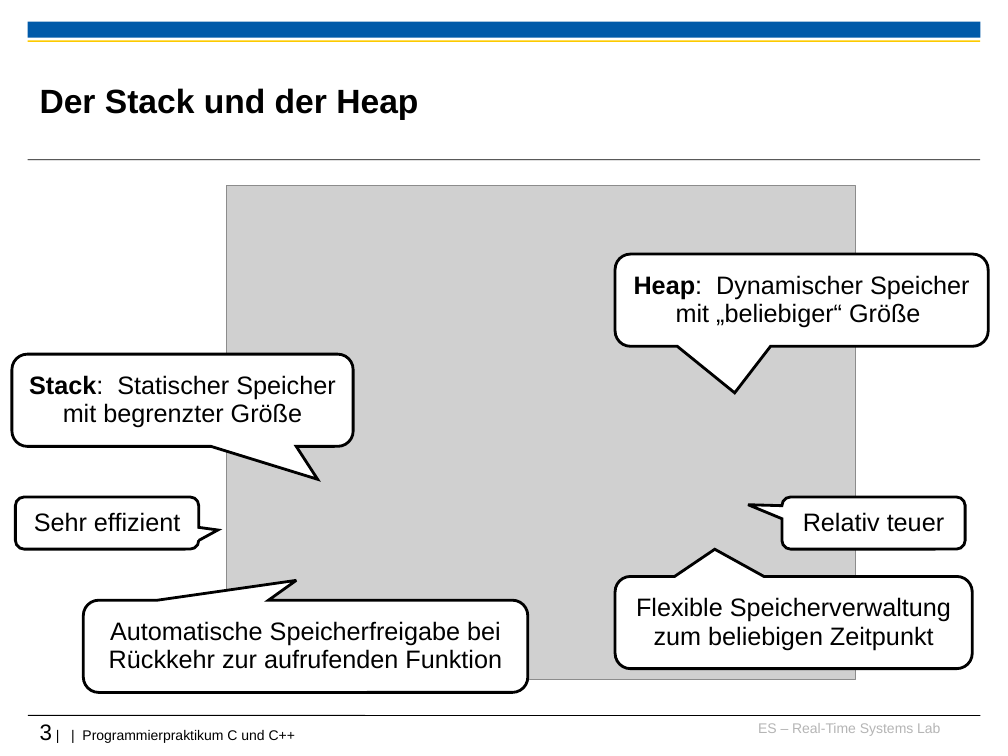
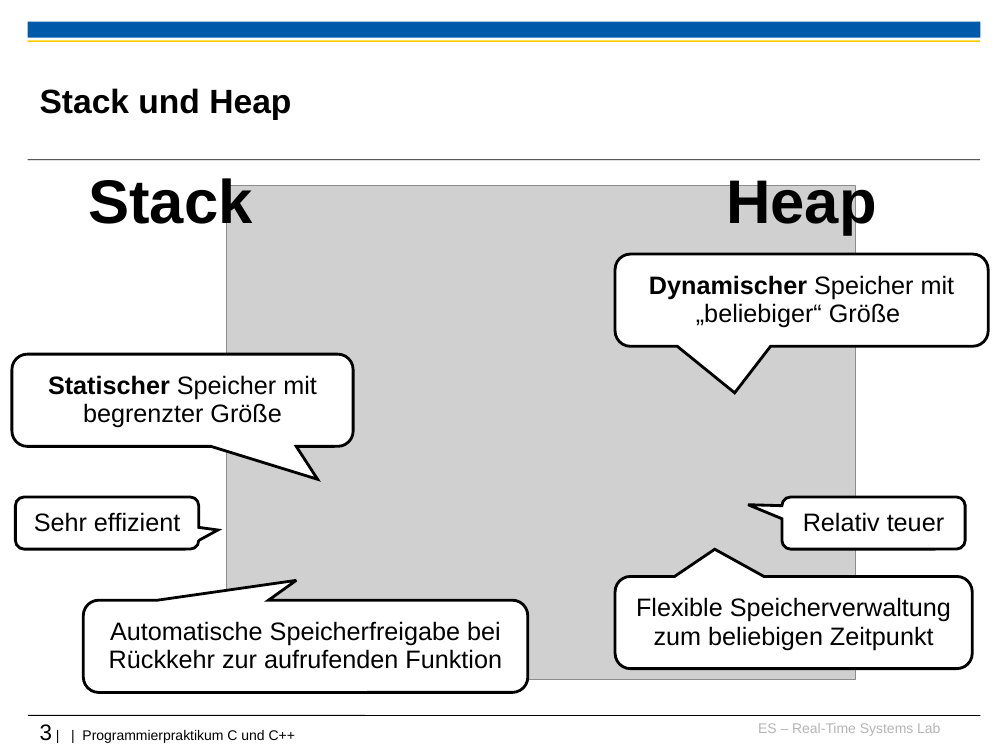
Before and after one commit to h82k/tud-cppp, a slide deck: slide 3 of Vorlesung/2 Speicherverwaltung_F36.ppt. Drawn at 1008x756 pixels with LibreOffice and Linux fonts; fonts in the diff are those of the drawing; grey boxes stand for pictures; background and template pictures are left out. Boxes give left, top, right and bottom in pixels: in the first picture for what was removed or moved away, otherwise in the second. Text is boxed around its words. In the diff, an @@ line names an element or a change of style, - is before the commit and + after.

Commit message:
Update von "2 Speicherverwaltung"

```diff
--- a/Vorlesung/2 Speicherverwaltung_F36.ppt
+++ b/Vorlesung/2 Speicherverwaltung_F36.ppt
@@ title at (40,88,291,120): text changed @@
-Der Stack und der Heap
+Stack und Heap
@@ text added at (88,178,252,235), 44 pt, text #000000, bold @@
+Stack
@@ text added at (726,174,877,235), 44 pt, text #000000, bold @@
+Heap
@@ text in rounded speech box at (649,275,955,328): text changed @@
-Heap: Dynamischer Speicher mit „beliebiger“ Größe
+Dynamischer Speicher mit „beliebiger“ Größe
@@ text in rounded speech box at (48,375,317,428): text changed @@
-Stack: Statischer Speicher mit begrenzter Größe
+Statischer Speicher mit begrenzter Größe
```
Also in this commit, not shown: 23 other slides changed.
